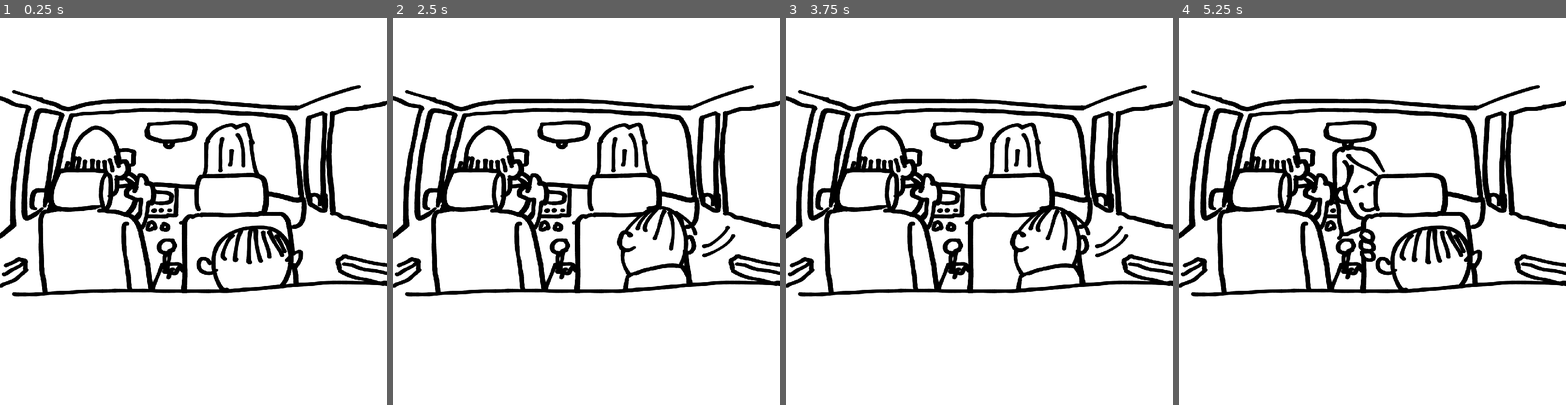
Above: before the commit, frames 1-4 (left to right).
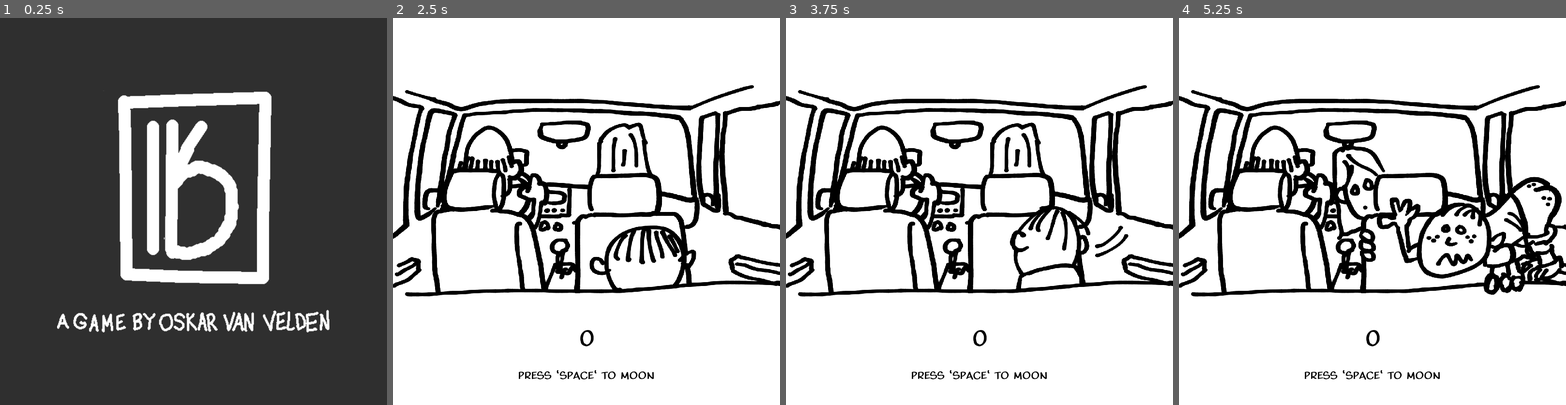
Above: after the commit, the same moments.

Repository: skarnl/godot--gwj48
Game: Godot game, scene res://screens/splash.tscn
The game is run twice, just before and just after one commit, with the same random seed, the same clock (stepped at 60 frames per second) and the same inputs.
Inputs (mouse positions are in pixels of both pictures, inside the frame that each line leads up to):
- Up to frame 1 (0.25 s): no input
- Up to frame 2 (2.5 s): tap Enter (ui_accept) at 0.5, 1.35, 1.52, 1.82 s; move the mouse to (671, 192) at 0.52 s; hold Enter (ui_accept) 0.53-1.28 s; click (671, 192) at 0.67 s; tap Space at 1.25, 2 s; move the mouse to (509, 230) at 1.27 s; click (509, 230) at 1.42 s; move the mouse to (625, 126) at 2.02 s; hold Enter (ui_accept) from 2.03 s (still down); click (625, 126) at 2.17 s
- Up to frame 3 (3.75 s): tap Space at 2.75, 3.5 s; move the mouse to (960, 288) at 2.77 s; release Enter (ui_accept) at 2.78 s; tap Enter (ui_accept) at 2.85, 3.02, 3.32 s; click (960, 288) at 2.92 s; move the mouse to (1095, 269) at 3.52 s; hold Enter (ui_accept) from 3.53 s (still down); click (1095, 269) at 3.67 s
- Up to frame 4 (5.25 s): tap Space at 4.25 s; move the mouse to (1256, 153) at 4.27 s; release Enter (ui_accept) at 4.28 s; tap Enter (ui_accept) at 4.35, 4.52, 4.82 s; click (1256, 153) at 4.42 s; move the mouse to (1391, 211) at 5.02 s; hold Enter (ui_accept) from 5.03 s (still down); click (1391, 211) at 5.17 s

The runs differ from the first frame. In frame 1, 92% of the frame differs, in the area x 0-100%, y 0-100%; in frame 2, 2.4%; in frame 3, 0.4%; in frame 4, 5.6%.

Commit message:
Add hud, reset, game-over screen and reset-functions

Diff:
--- /dev/null
+++ b/assets/fonts/Mojo.tres
@@ -0,0 +1,8 @@
+[gd_resource type="DynamicFont" load_steps=2 format=2]
+
+[sub_resource type="DynamicFontData" id=1]
+font_path = "res://assets/fonts/Mojo font.ttf"
+
+[resource]
+size = 64
+font_data = SubResource( 1 )
--- a/entities/kid.gd
+++ b/entities/kid.gd
@@ -12,12 +12,24 @@
 var mooning_anim_finished := false
 var stop_mooning_after_anim := false
 
+var busted := false
+
+
+func _ready() -> void:
+	reset()
+
 
 func idle() -> void:
+	if busted:
+		return
+
 	vis.show_state("idle")
 
 
 func start_mooning() -> void:
+	if busted:
+		return
+
 	vis.show_sequence([
 		["stop-mooning2", START_MOONING_TIMEOUT1],
 		["mooning"]
@@ -32,6 +44,9 @@
 
 
 func stop_mooning() -> void:
+	if busted:
+		return
+
 	if not mooning_anim_finished:
 		stop_mooning_after_anim = true
 		return
@@ -50,4 +65,13 @@
 
 
 func busted() -> void:
+	busted = true
 	vis.show_state("busted")
+
+
+
+func reset() -> void:
+	print("Kid::reset")
+	mooning_anim_finished = false
+	stop_mooning_after_anim = false
+	busted = false
--- a/entities/kid.tscn
+++ b/entities/kid.tscn
@@ -7,6 +7,7 @@
 [ext_resource path="res://entities/visual_container.tscn" type="PackedScene" id=5]
 [ext_resource path="res://assets/images/moonr/kid--stop-mooning2.png" type="Texture" id=6]
 [ext_resource path="res://assets/images/moonr/kid--stop-mooning1.png" type="Texture" id=7]
+[ext_resource path="res://entities/score_animation.tscn" type="PackedScene" id=8]
 
 [node name="Kid" type="Node2D"]
 script = ExtResource( 4 )
@@ -34,4 +35,6 @@
 position = Vector2( 640, 640 )
 texture = ExtResource( 6 )
 
+[node name="ScoreIndicator" parent="." instance=ExtResource( 8 )]
+
 [editable path="VisualContainer"]
--- a/entities/mother.gd
+++ b/entities/mother.gd
@@ -12,10 +12,11 @@
 const TURNING_TIMEOUT2 := 0.1
 const TURNING_BACK_TIMEOUT1 := 0.1
 const TURNING_BACK_TIMEOUT2 := 0.07
-const SHOCKED_TIMEOUT := 2
+const SHOCKED_TIMEOUT := 1.3
 
 const STATE_TRANSLATIONS = ['idle', 'looking', 'shocked', 'angry', 'turning', 'smile', 'para']
-const LOOK_CHANCE_START_PERCENTAGE = 48
+const LOOK_CHANCE_INITIAL_PERCENTAGE = 100
+const LOOK_CHANCE_BASE_PERCENTAGE = 48
 const LOOK_CHANCE_INCREASE_PERCENTAGE = 9
 
 enum {
@@ -34,7 +35,7 @@
 
 onready var timer := $Timer
 
-var look_chance_percentage := 100
+var look_chance_percentage := LOOK_CHANCE_INITIAL_PERCENTAGE
 
 var paranoia := 0.0
 
@@ -85,7 +86,7 @@
 
 func start_looking() -> void:
 	#reset looking_chance
-	look_chance_percentage = LOOK_CHANCE_START_PERCENTAGE
+	look_chance_percentage = LOOK_CHANCE_BASE_PERCENTAGE
 
 	vis.show_sequence([
 		["turning1", TURNING_TIMEOUT1]
@@ -140,8 +141,6 @@
 	print("LOOK CHANGE = %s" % look_chance_percentage)
 
 	if not chance <= look_chance_percentage:
-		print("FAKED")
-
 		# increase look-chance
 		look_chance_percentage = look_chance_percentage + LOOK_CHANCE_INCREASE_PERCENTAGE
 
@@ -169,3 +168,11 @@
 	yield(vis, "sequence_ended")
 
 	idle()
+
+
+func reset() -> void:
+	look_chance_percentage = LOOK_CHANCE_INITIAL_PERCENTAGE
+	timer.stop()
+	rdm.randomize()
+
+	idle()
--- /dev/null
+++ b/entities/score_animation.tscn
@@ -0,0 +1,72 @@
+[gd_scene load_steps=4 format=2]
+
+[ext_resource path="res://entities/score_indicator.gd" type="Script" id=1]
+
+[sub_resource type="Animation" id=1]
+length = 0.001
+tracks/0/type = "value"
+tracks/0/path = NodePath("Label:rect_position")
+tracks/0/interp = 1
+tracks/0/loop_wrap = true
+tracks/0/imported = false
+tracks/0/enabled = true
+tracks/0/keys = {
+"times": PoolRealArray( 0 ),
+"transitions": PoolRealArray( 1 ),
+"update": 0,
+"values": [ Vector2( 0, 0 ) ]
+}
+tracks/1/type = "value"
+tracks/1/path = NodePath("Label:modulate")
+tracks/1/interp = 1
+tracks/1/loop_wrap = true
+tracks/1/imported = false
+tracks/1/enabled = true
+tracks/1/keys = {
+"times": PoolRealArray( 0 ),
+"transitions": PoolRealArray( 1 ),
+"update": 0,
+"values": [ Color( 1, 1, 1, 1 ) ]
+}
+
+[sub_resource type="Animation" id=2]
+resource_name = "fade"
+tracks/0/type = "value"
+tracks/0/path = NodePath("Label:rect_position")
+tracks/0/interp = 1
+tracks/0/loop_wrap = true
+tracks/0/imported = false
+tracks/0/enabled = true
+tracks/0/keys = {
+"times": PoolRealArray( 0, 0.9 ),
+"transitions": PoolRealArray( 0.535887, 0.535887 ),
+"update": 0,
+"values": [ Vector2( 0, 0 ), Vector2( 0, -682 ) ]
+}
+tracks/1/type = "value"
+tracks/1/path = NodePath("Label:modulate")
+tracks/1/interp = 1
+tracks/1/loop_wrap = true
+tracks/1/imported = false
+tracks/1/enabled = true
+tracks/1/keys = {
+"times": PoolRealArray( 0.4, 0.9 ),
+"transitions": PoolRealArray( 0.5, 0.5 ),
+"update": 0,
+"values": [ Color( 1, 1, 1, 1 ), Color( 1, 1, 1, 0 ) ]
+}
+
+[node name="ScoreIndicator" type="Node2D"]
+script = ExtResource( 1 )
+
+[node name="Label" type="Label" parent="."]
+margin_right = 246.0
+margin_bottom = 88.0
+custom_colors/font_color = Color( 0, 0, 0, 1 )
+text = "+9999"
+align = 2
+valign = 1
+
+[node name="AnimationPlayer" type="AnimationPlayer" parent="."]
+anims/RESET = SubResource( 1 )
+anims/fade = SubResource( 2 )
--- /dev/null
+++ b/entities/score_indicator.gd
@@ -0,0 +1,19 @@
+extends Node2D
+
+onready var label: Label = $Label
+onready var player: AnimationPlayer = $AnimationPlayer
+
+func _ready() -> void:
+	hide()
+
+
+func show_value(val: int) -> void:
+	label.text = str(val)
+
+	show()
+
+	player.play('fade')
+
+	yield(player, "animation_finished")
+
+	queue_free()
--- a/entities/visual_container.gd
+++ b/entities/visual_container.gd
@@ -3,6 +3,8 @@
 signal sequence_ended
 
 export var prefix := ""
+
+var abort_sequence := false
 
 
 func _ready() -> void:
@@ -15,6 +17,11 @@
 
 
 func show_state(state_name: String) -> void:
+	abort_sequence = true
+	_show_state(state_name)
+
+
+func _show_state(state_name: String) -> void:
 	var node_name = prefix + "--" + state_name
 
 	assert(has_node(node_name), "no node found with name: " + node_name)
@@ -27,8 +34,13 @@
 
 
 func show_sequence(states: Array) -> void:
+	abort_sequence = false
+
 	for state in states:
-		show_state(state[0])
+		if abort_sequence:
+			break
+
+		_show_state(state[0])
 
 		if state.size() > 1:
 			yield(get_tree().create_timer(state[1]), "timeout")
--- a/game/game.gd
+++ b/game/game.gd
@@ -4,6 +4,7 @@
 onready var kid := $Kid
 onready var mom := $Mother
 onready var hand := $Hand
+onready var hud := $HUD
 
 enum {
 	IDLE,
@@ -42,14 +43,15 @@
 				_update_state(MOONING)
 
 				if mom_is_looking:
-					yield(get_tree().create_timer(1.0), "timeout")
+					_update_state(BUSTED)
 
-					_update_state(BUSTED)
 		MOONING:
 			if event.is_action_released("ui_accept") or (event is InputEventScreenTouch and not event.is_pressed()):
+				_update_state(STOP_MOONING)
 
-
-				_update_state(STOP_MOONING)
+		GAME_OVER:
+			if event.is_pressed():
+				_restart()
 
 
 func _on_Kid_mooning_stopped() -> void:
@@ -60,7 +62,6 @@
 	mom_is_looking = true
 
 	if state == MOONING:
-		print("BUSTED")
 		_update_state(BUSTED)
 		return
 	elif state == STOP_MOONING:
@@ -80,28 +81,46 @@
 
 
 func _update_state(new_state: int) -> void:
-	if state != GAME_OVER:
-		state = new_state
+	# guard
+	if state == GAME_OVER and new_state != IDLE:
+		return
 
-		match state:
-			IDLE:
-				kid.idle()
+	state = new_state
 
-			STOP_MOONING:
-				kid.stop_mooning()
+	match state:
+		IDLE:
+			kid.idle()
 
-			MOONING:
-				kid.start_mooning()
+		STOP_MOONING:
+			kid.stop_mooning()
 
-			BUSTED:
-				kid.busted()
-				mom.busted()
+		MOONING:
+			kid.start_mooning()
 
-				yield(mom, "busted_sequence_ended")
+		BUSTED:
+			kid.busted()
+			mom.busted()
 
-				_update_state(GAME_OVER)
+			yield(mom, "busted_sequence_ended")
+
+			yield(get_tree().create_timer(2.0), "timeout")
+
+			_update_state(GAME_OVER)
+
+		GAME_OVER:
+			hud.show_game_over()
+			# show points
+
+			# timeout before we can proceed?
 
 
-			GAME_OVER:
-				print("GAME OVER")
-				pass
+func _restart() -> void:
+#	reset points
+#   reset paranoia
+	kid.reset()
+	mom.reset()
+	hud.reset()
+	hand.hide()
+	mom_is_looking = false
+
+	_update_state(IDLE)
--- a/game/game.tscn
+++ b/game/game.tscn
@@ -8,6 +8,8 @@
 [ext_resource path="res://entities/mother.tscn" type="PackedScene" id=6]
 [ext_resource path="res://assets/images/moonr/seats.png" type="Texture" id=7]
 [ext_resource path="res://assets/images/moonr/hand.png" type="Texture" id=8]
+[ext_resource path="res://game/score_manager.gd" type="Script" id=9]
+[ext_resource path="res://game/score_manager.tscn" type="PackedScene" id=10]
 
 [node name="Game" type="Node2D"]
 script = ExtResource( 2 )
@@ -42,3 +44,6 @@
 texture = ExtResource( 8 )
 
 [node name="Kid" parent="." instance=ExtResource( 5 )]
+
+[node name="ScoreManager" parent="." instance=ExtResource( 10 )]
+script = ExtResource( 9 )
--- /dev/null
+++ b/game/score_manager.gd
@@ -0,0 +1,23 @@
+extends Node2D
+
+var ScoreIndicatorPrefab = preload("res://entities/score_animation.tscn")
+
+
+func _ready() -> void:
+	print("SM started")
+
+
+# start mooning
+func start() -> void:
+	pass
+
+
+# stop mooning
+func stop() -> void:
+	pass
+
+
+
+func add_score(val: int) -> void:
+	var sc = ScoreIndicatorPrefab.instance()
+	sc.show_value(val)
--- /dev/null
+++ b/game/score_manager.tscn
@@ -0,0 +1,3 @@
+[gd_scene format=2]
+
+[node name="ScoreProgress" type="Node2D"]
--- /dev/null
+++ b/gui/hud.gd
@@ -0,0 +1,15 @@
+extends CanvasLayer
+
+onready var game_over := $HUD/GameOver
+
+func _ready() -> void:
+	reset()
+
+
+func show_game_over() -> void:
+	game_over.show()
+
+
+func reset() -> void:
+	game_over.hide()
+	# reset the points
--- a/gui/hud.tscn
+++ b/gui/hud.tscn
@@ -1,18 +1,89 @@
-[gd_scene format=2]
+[gd_scene load_steps=6 format=2]
+
+[ext_resource path="res://assets/fonts/Mojo.tres" type="DynamicFont" id=1]
+[ext_resource path="res://gui/hud.gd" type="Script" id=2]
+
+[sub_resource type="DynamicFontData" id=1]
+font_path = "res://assets/fonts/Mojo font.ttf"
+
+[sub_resource type="DynamicFont" id=2]
+size = 32
+font_data = SubResource( 1 )
+
+[sub_resource type="DynamicFont" id=3]
+size = 32
+font_data = SubResource( 1 )
 
 [node name="HUD" type="CanvasLayer"]
+script = ExtResource( 2 )
 
 [node name="HUD" type="Control" parent="."]
 anchor_right = 1.0
 anchor_bottom = 1.0
-__meta__ = {
-"_edit_use_anchors_": false
-}
 
-[node name="Label" type="Label" parent="HUD"]
-visible = false
-margin_left = 12.0
-margin_top = 9.0
-margin_right = 68.0
-margin_bottom = 23.0
-text = "textlabel"
+[node name="Score" type="Label" parent="HUD"]
+anchor_left = 0.5
+anchor_top = 1.0
+anchor_right = 0.5
+anchor_bottom = 1.0
+margin_left = -260.0
+margin_top = -254.0
+margin_right = 260.0
+margin_bottom = -175.0
+custom_colors/font_color = Color( 0, 0, 0, 1 )
+custom_fonts/font = ExtResource( 1 )
+text = "0"
+align = 1
+
+[node name="Explanation" type="Label" parent="HUD"]
+anchor_left = 0.5
+anchor_top = 1.0
+anchor_right = 0.5
+anchor_bottom = 1.0
+margin_left = -260.0
+margin_top = -118.0
+margin_right = 260.0
+margin_bottom = -39.0
+custom_colors/font_color = Color( 0, 0, 0, 1 )
+custom_fonts/font = SubResource( 2 )
+text = "PRESS 'SPACE' TO MOON"
+align = 1
+
+[node name="GameOver" type="ColorRect" parent="HUD"]
+anchor_right = 1.0
+anchor_bottom = 1.0
+color = Color( 0.862745, 0.862745, 0.862745, 0.658824 )
+
+[node name="ColorRect" type="ColorRect" parent="HUD/GameOver"]
+anchor_right = 1.0
+anchor_bottom = 1.0
+margin_left = 114.0
+margin_top = 357.0
+margin_right = -114.0
+margin_bottom = -357.0
+color = Color( 0.505882, 0.505882, 0.505882, 0.690196 )
+
+[node name="Label" type="Label" parent="HUD/GameOver"]
+anchor_left = 0.5
+anchor_top = 0.5
+anchor_right = 0.5
+anchor_bottom = 0.5
+margin_left = -268.0
+margin_top = -64.0
+margin_right = 268.0
+margin_bottom = 15.0
+text = "busted!"
+align = 1
+
+[node name="Label2" type="Label" parent="HUD/GameOver"]
+anchor_left = 0.5
+anchor_top = 0.5
+anchor_right = 0.5
+anchor_bottom = 0.5
+margin_left = -363.0
+margin_top = 122.0
+margin_right = 363.0
+margin_bottom = 183.0
+custom_fonts/font = SubResource( 3 )
+text = "press a key to restart"
+align = 1
--- a/project.godot
+++ b/project.godot
@@ -34,6 +34,10 @@
 
 cell=false
 color=false
+
+[gui]
+
+theme/custom_font="res://assets/fonts/Mojo.tres"
 
 [importer_defaults]
 
--- a/screens/splash.gd
+++ b/screens/splash.gd
@@ -2,7 +2,7 @@
 
 func _ready():
 	if OS.is_debug_build():
-		Game.transition_to(Game.GameState.GAME)
+#		Game.transition_to(Game.GameState.GAME)
 		pass
 	$RaksoAnimationPlayer.play('intro')
 
Binary file added: assets/fonts/Mojo font.ttf
Binary file added: assets/images/moonr/full-sketch.png
Not shown, added: assets/images/moonr/full-sketch.png.import
Not shown: 1 places in entities/kid.tscn that only renumber resources
Not shown: 1 places in game/game.tscn that only renumber resources
